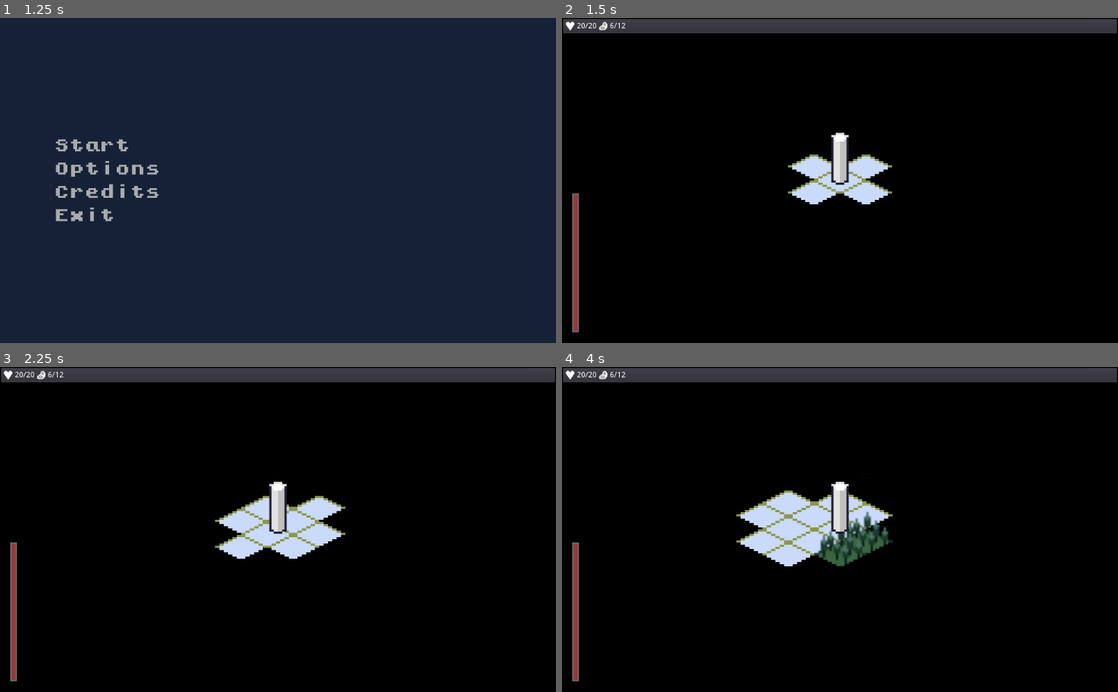
Above: before the commit, frames 1-4 (two rows, left to right).
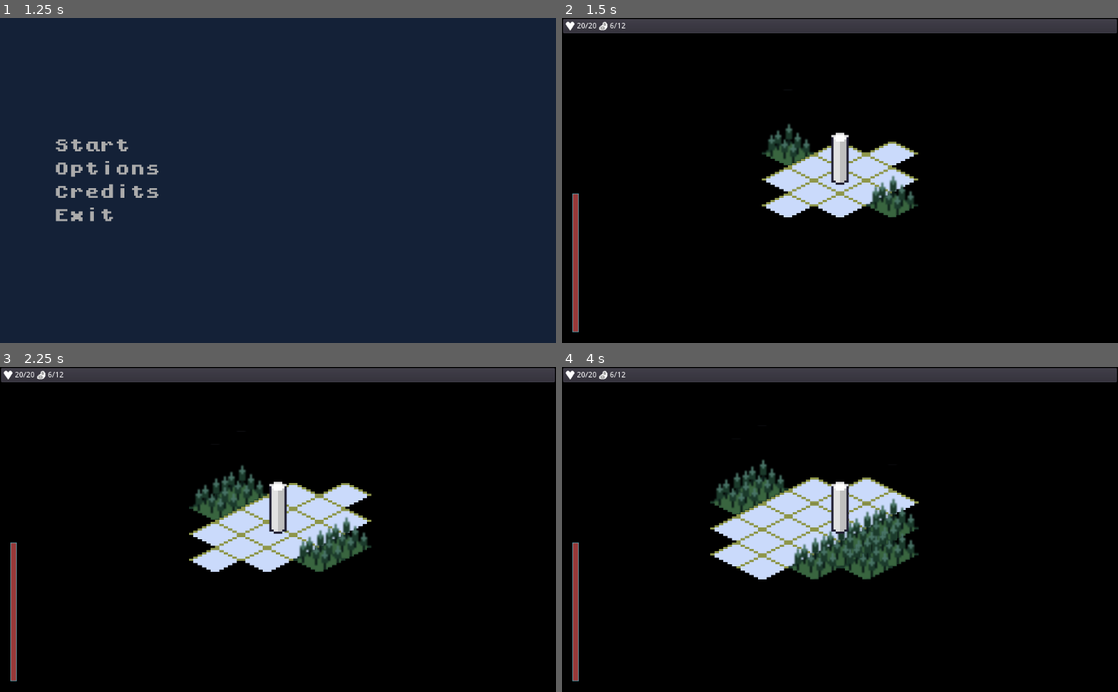
Above: after the commit, the same moments.

Repository: ZeeHatcher/project-forgotten
Game: Godot game, scene res://scenes/start_screen/start_screen.tscn
Two runs of this game, one before a commit and one after it. Both use one fixed random seed, a clock stepped at 60 frames per second and the inputs below.
Inputs (mouse positions are in pixels of both pictures, inside the frame that each line leads up to):
- Up to frame 1 (1.25 s): tap Enter at 0.5 s; move the mouse to (400, 164) at 0.52 s; hold D (move_right) from 0.53 s (still down); click (400, 164) at 0.67 s
- Up to frame 2 (1.5 s): release D (move_right) at 1.25 s; click "Start" at 1.25 s
- Up to frame 3 (2.25 s): tap Space at 2 s; move the mouse to (166, 545) at 2.02 s; hold S (move_down) from 2.03 s (still down)
- Up to frame 4 (4 s): move the mouse to (895, 458) at 2.77 s; release S (move_down) at 2.78 s; hold D (move_right) 2.78-3.53 s; move the mouse to (812, 594) at 3.52 s; hold W (move_up) from 3.53 s (still down); click (812, 594) at 3.67 s

Frame 1 is identical in both runs. In frame 2, 3.3% of the frame differs, in the area x 35-65%, y 32-62%; in frame 3, 4.5%; in frame 4, 5.5%, in the area x 26-65%, y 28-66%.

Commit message:
chore: increase player view range

Diff:
--- a/project.godot
+++ b/project.godot
@@ -86,9 +86,9 @@
 
 [autoload]
 
-InputBuffer="*res://addons/input_buffer.gd"
 GridTranslator="*res://singletons/grid_translator.gd"
 EventRepository="*res://singletons/event_repository.gd"
+InputBuffer="*res://addons/input_buffer.gd"
 
 [display]
 
--- a/test.gd
+++ b/test.gd
@@ -8,7 +8,7 @@
 
 
 func _ready():
-	unfog_tilemap(_player.global_position, 2)
+	unfog_tilemap(_player.global_position, 3)
 
 
 func _on_EventTiles_event_triggered(event_name: String):
@@ -26,7 +26,7 @@
 
 
 func _on_Player_moved(new_pos):
-	unfog_tilemap(new_pos, 2)
+	unfog_tilemap(new_pos, 3)
 
 
 func _on_Player_dead():
